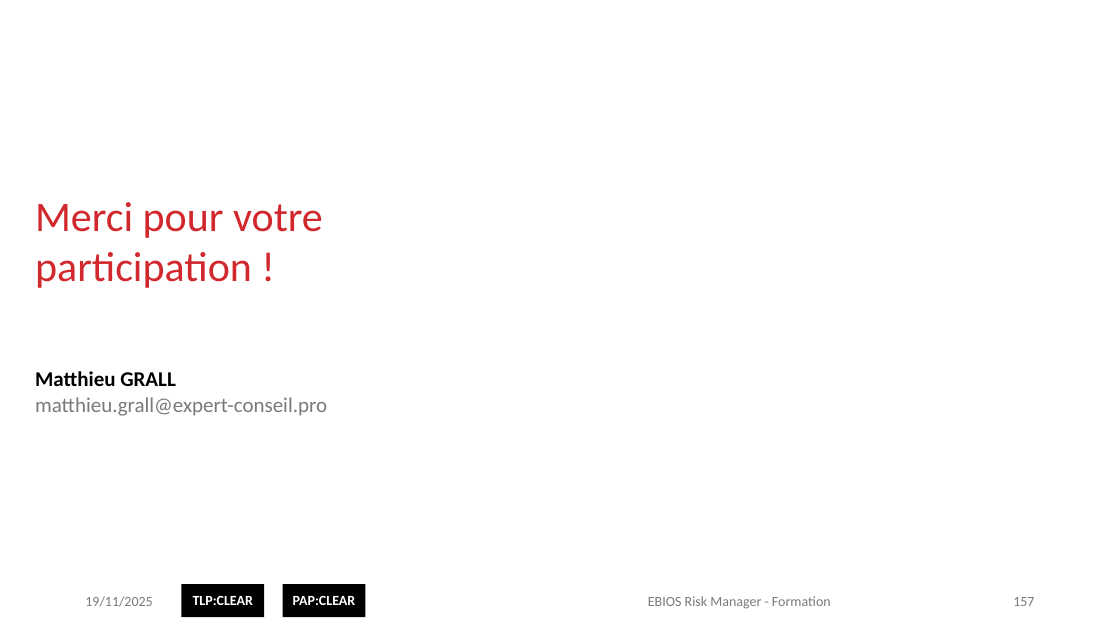
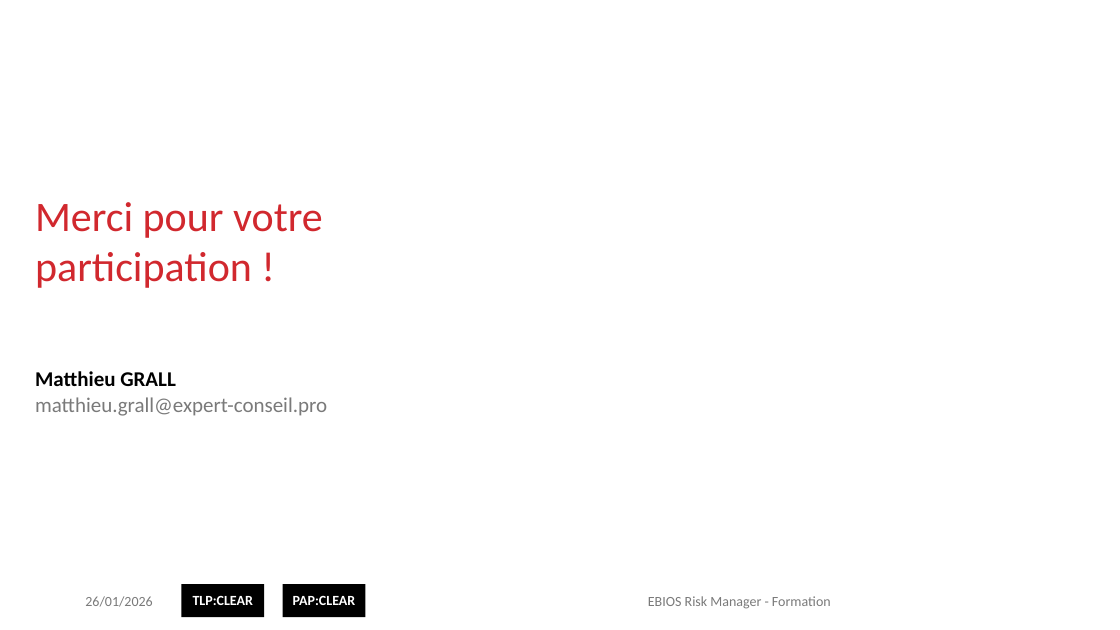
Before and after one commit to matthieu-grall/ebios_formation, a slide deck: slide 157 of EBIOS Risk Manager - Formation - Présentation.pptx. Drawn at 1120x630 pixels with LibreOffice and Linux fonts; fonts in the diff are those of the drawing; background and template pictures are left out. Boxes give left, top, right and bottom in pixels: in the first picture for what was removed or moved away, otherwise in the second. Text is boxed around its words. In the diff, an @@ line names an element or a change of style, - is before the commit and + after.

```diff
--- a/EBIOS Risk Manager - Formation - Présentation.pptx
+++ b/EBIOS Risk Manager - Formation - Présentation.pptx
@@ text at <box>85,596,152,607</box>: text changed @@
-19/11/2025
+26/01/2026
@@ page number removed at <box>1013,597,1034,606</box> @@
-157
```
Also in this commit, not shown: 158 other slides changed, 1 other file.
